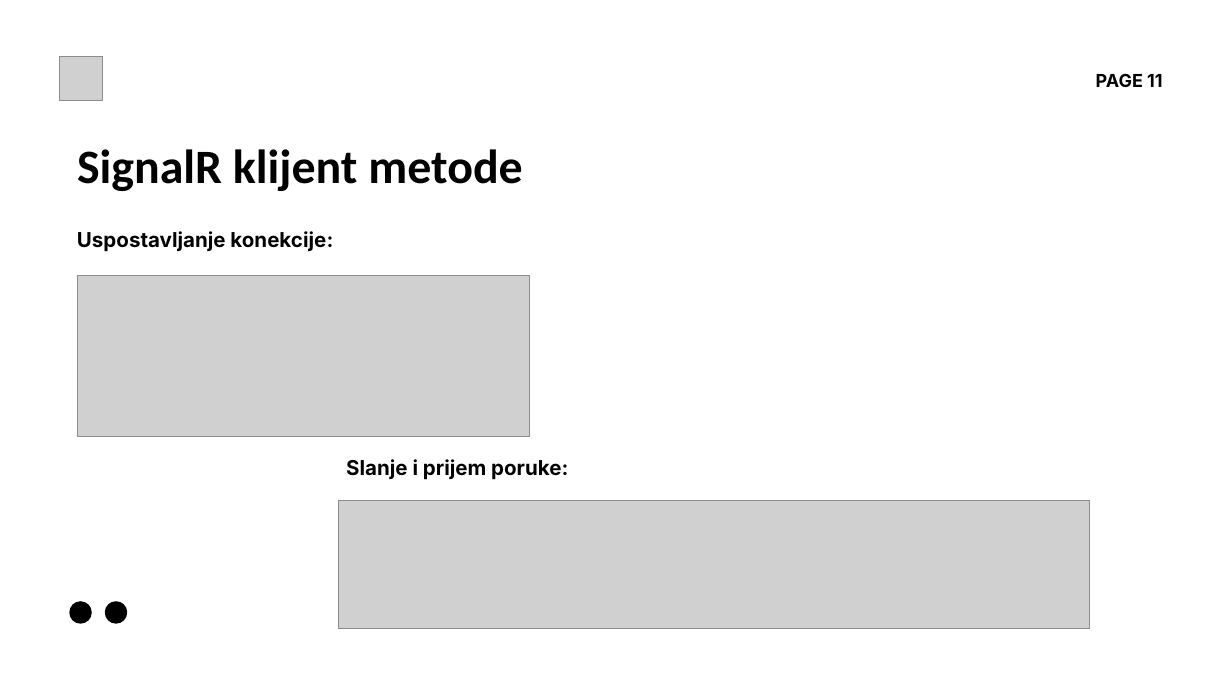
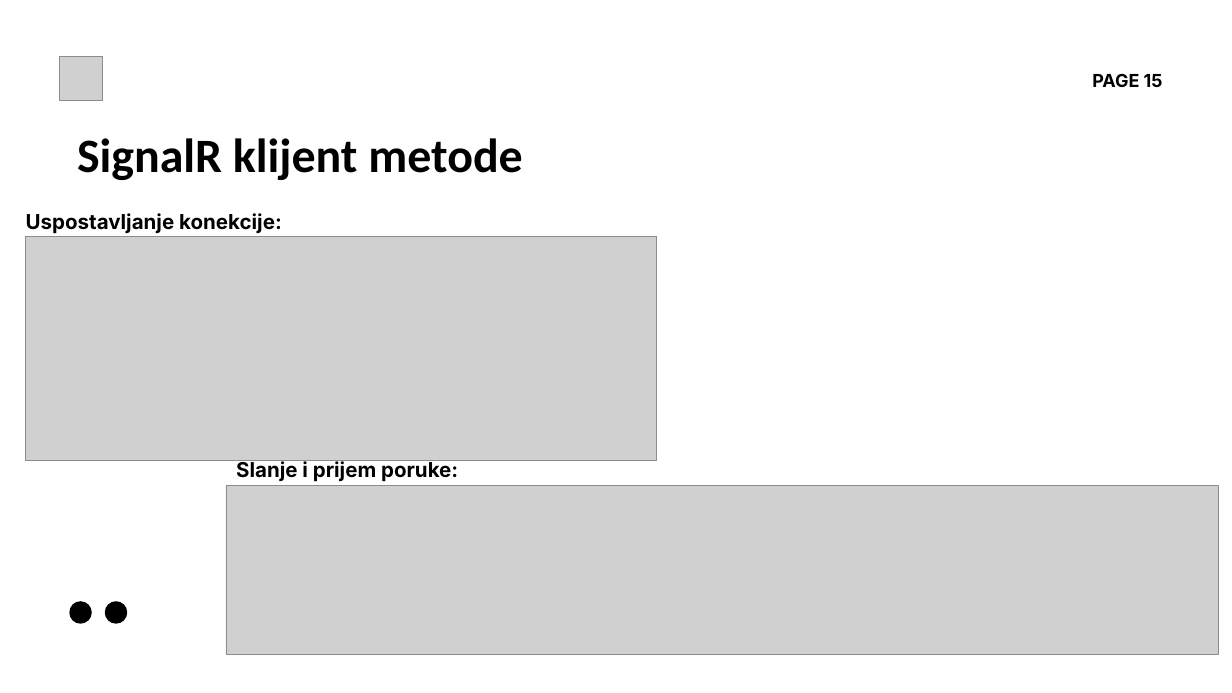
Before and after one commit to SukiDj/SignalRChat, a slide deck: slide 15 of Prezentacija.pptx (slide 11 before the commit). Drawn at 1232x693 pixels with LibreOffice and Linux fonts; fonts in the diff are those of the drawing; grey boxes stand for pictures. Boxes give left, top, right and bottom in pixels: in the first picture for what was removed or moved away, otherwise in the second. Text is boxed around its words. In the diff, an @@ line names an element or a change of style, - is before the commit and + after.

```diff
--- a/Prezentacija.pptx
+++ b/Prezentacija.pptx
@@ text at (1092, 73, 1163, 87): text changed @@
-PAGE 11
+PAGE 15
@@ text "SignalR klijent metode": place and size @@
-text "SignalR klijent metode" at (77, 149, 522, 191)
+text "SignalR klijent metode" at (77, 138, 522, 180)
@@ text "Uspostavljanje konekcije:": place and size @@
-text "Uspostavljanje konekcije:" at (77, 231, 333, 252)
+text "Uspostavljanje konekcije:" at (26, 213, 282, 234)
@@ picture: place and size @@
-picture at (77, 275, 529, 436)
+picture at (26, 237, 656, 461)
@@ text "Slanje i prijem poruke:": place and size @@
-text "Slanje i prijem poruke:" at (346, 459, 568, 480)
+text "Slanje i prijem poruke:" at (236, 459, 458, 482)
@@ picture: place and size @@
-picture at (338, 500, 1090, 628)
+picture at (226, 485, 1218, 655)
```
Also in this commit, not shown: 10 other slides changed, 5 slides added, 5 other files.
